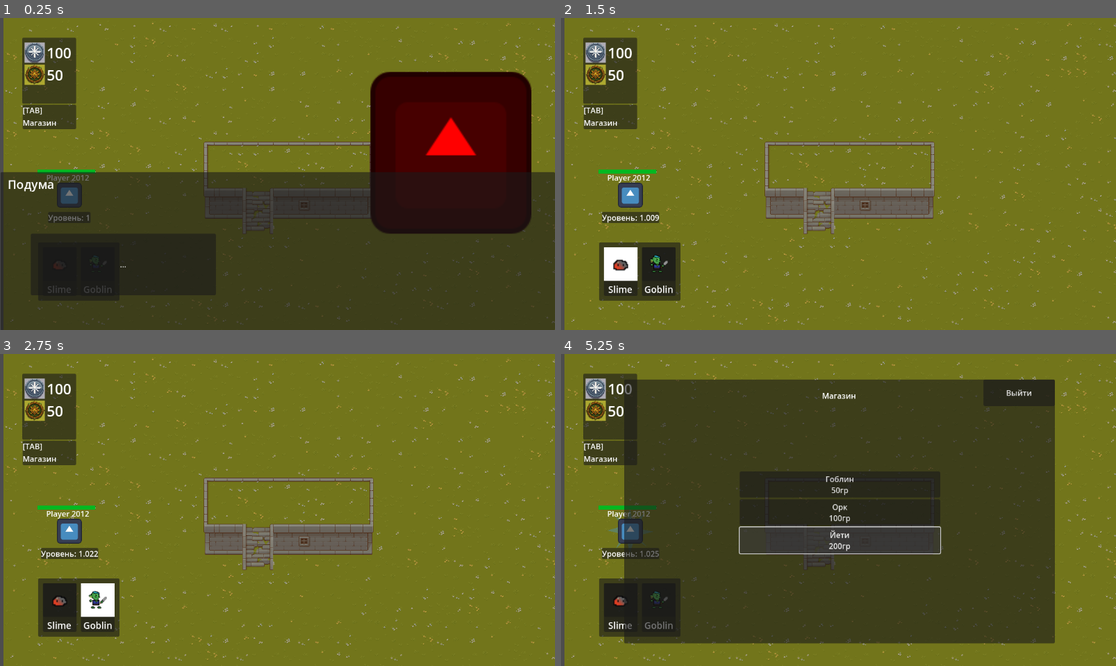
Above: before the commit, frames 1-4 (two rows, left to right).
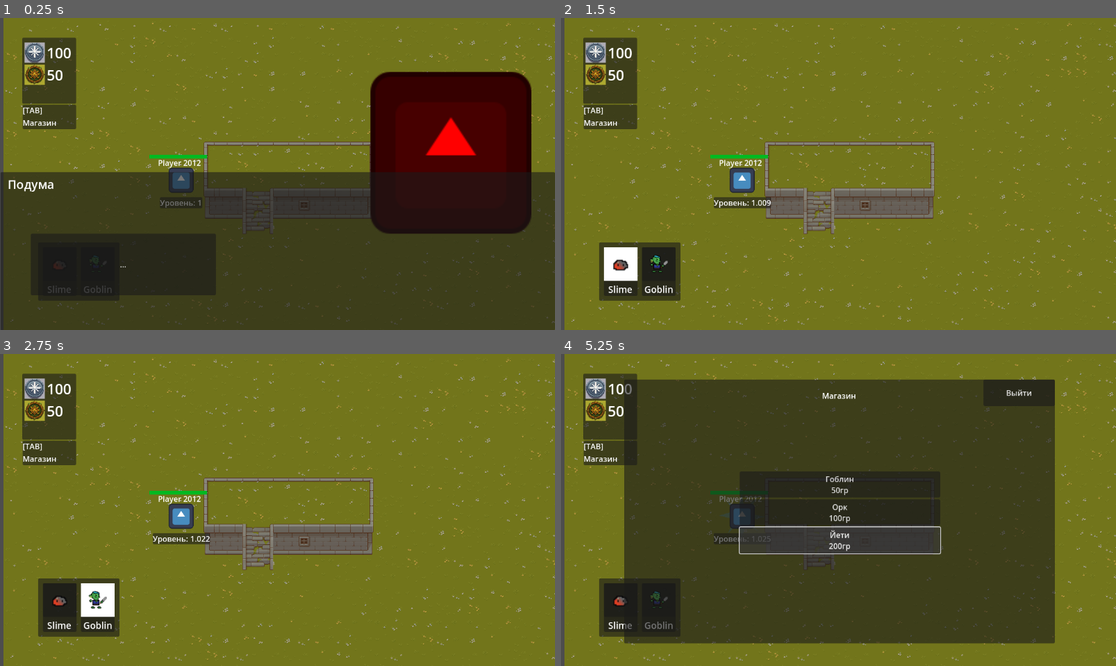
Above: after the commit, the same moments.

Repository: lunaro-4/WerewolfDestroyers
Game: Godot game, scene res://Scenes/main_scene.tscn
Same seed, same stepped clock (60 frames per second), same inputs: the game is played once before the commit and once after it. This scene is started directly instead of the project's main scene. The engine's default icon, where the game draws it, is replaced by a stand-in: a white triangle on a blue panel in a dark square.
Inputs (mouse positions are in pixels of both pictures, inside the frame that each line leads up to):
- Up to frame 1 (0.25 s): no input
- Up to frame 2 (1.5 s): click "..." at 0.5 s; click (622, 264) at 1.25 s
- Up to frame 3 (2.75 s): click (99, 600) at 2 s
- Up to frame 4 (5.25 s): tap Enter (Suget) at 2.75 s; move the mouse to (960, 494) at 2.77 s; hold Right (right) 2.78-3.5 s; click (960, 494) at 2.85 s; tap Tab (Shop) at 3.02 s; click "Гоблин 50гр" at 3.5 s; click "Орк 100гр" at 4.25 s; click "Йети 200гр" at 5 s

The runs differ from the first frame. In frame 1, 1.1% of the frame differs, in the area x 6-38%, y 43-66%; in frame 2, 1.9%; in frame 3, 1.9%; in frame 4, 1.1%.

Commit message:
начало перемещения героя

Diff:
--- a/Scenes/main_scene.tscn
+++ b/Scenes/main_scene.tscn
@@ -50,7 +50,12 @@
 layer_5/tile_data = PackedInt32Array()
 
 [node name="PlayerCharacter" parent="." instance=ExtResource("8_g6a5b")]
-position = Vector2(144, 368)
+position = Vector2(376, 337)
+
+[node name="HeroTravelPoint" type="Marker2D" parent="."]
+position = Vector2(344, 254)
+
+[node name="MoveHeroTimer" type="Timer" parent="."]
 
 [node name="CurrencyTable" type="CanvasLayer" parent="."]
 
@@ -254,6 +259,7 @@
 autoplay = true
 
 [connection signal="player_got_hit" from="PlayerCharacter" to="." method="_on_player_got_hit"]
+[connection signal="timeout" from="MoveHeroTimer" to="." method="move_marker"]
 [connection signal="mouse_entered" from="ChooseUnit/UnitContainer/MarginContainer/HBoxContainer/SlimeContainer/PanelContainer/SlimeButton/PanelContainer/SlimeButton" to="." method="_on_mouse_entered"]
 [connection signal="mouse_exited" from="ChooseUnit/UnitContainer/MarginContainer/HBoxContainer/SlimeContainer/PanelContainer/SlimeButton/PanelContainer/SlimeButton" to="." method="_on_mouse_exited"]
 [connection signal="toggled" from="ChooseUnit/UnitContainer/MarginContainer/HBoxContainer/SlimeContainer/PanelContainer/SlimeButton/PanelContainer/SlimeButton" to="." method="_on_slime_button_toggled"]
--- a/Scenes/player_character.tscn
+++ b/Scenes/player_character.tscn
@@ -11,6 +11,7 @@
 [ext_resource type="Theme" uid="uid://lk60rpu5lxfr" path="res://core_theme.tres" id="8_g5nkn"]
 [ext_resource type="Script" path="res://Scripts/HSlider.gd" id="9_ic7l6"]
 [ext_resource type="PackedScene" uid="uid://cg5holg485hji" path="res://CustomComponents/regeneration_component.tscn" id="10_kwqux"]
+[ext_resource type="PackedScene" uid="uid://bselw8ieny17t" path="res://CustomComponents/pathfinding_logic.tscn" id="12_khadm"]
 
 [sub_resource type="RectangleShape2D" id="RectangleShape2D_inrhm"]
 size = Vector2(128, 130)
@@ -129,6 +130,9 @@
 text = "1
 "
 
+[node name="PathfindingLogic" parent="." instance=ExtResource("12_khadm")]
+position = Vector2(310.059, -322.774)
+
 [connection signal="hp_changed" from="HealthComponent" to="HealthComponent" method="_on_hp_changed"]
 [connection signal="hp_changed" from="HealthComponent" to="HPbar" method="_on_health_component_hp_changed"]
 [connection signal="on_death" from="HealthComponent" to="." method="_on_death"]
--- a/Scripts/controlable_player_character.gd
+++ b/Scripts/controlable_player_character.gd
@@ -46,11 +46,11 @@
 
 func _physics_process(delta):
 	player_movement(delta)
-	if velocity.abs().x + velocity.abs().x > 0:
+	if velocity.abs().x + velocity.abs().y > 0:
 		main_sprite.play()
 	else:
 		main_sprite.stop()
-	if rotation_degrees < 90 or rotation_degrees > 270:
+	if velocity.x >0 :
 		main_sprite.flip_h = false
 		attack_sprite.flip_h = false
 	else:
--- a/Scripts/level.gd
+++ b/Scripts/level.gd
@@ -5,26 +5,15 @@
 var slime = preload("res://Scenes/slime.tscn")
 var goblin = preload("res://Scenes/goblin.tscn")
 
-@onready var mouse_over_button := false
+const MOVE_RADIUS = 50
 
-@onready var gold_label = %GoldLabel as Label
-@onready var current_gold :=50
+
+
 @onready var player = $PlayerCharacter as Player
-@onready var creatures : Array[String] = ["None", "Slime", "Goblin"]
-@onready var chosen_creature = creatures[0]
-
-@onready var goblin_unlocked : bool = true
-
-@onready var slime_container = %SlimeContainer as MarginContainer
-@onready var goblin_container = %GoblinContainer as MarginContainer
-
-@onready var slime_button = %SlimeButton as TextureButton
-@onready var goblin_button = %GoblinButton as TextureButton
-
-@onready var slime_panel = %SlimePanel as Panel
-@onready var goblin_panel = %GoblinPanel as Panel
 
 @onready var active_refresh: bool = false
+
+
 
 func _ready():
 	print(chosen_creature)
@@ -35,19 +24,28 @@
 	update_choose_unit_frame()
 	pass
 
+
+###########################################################
+# Экономика
+###########################################################
+
+@onready var gold_label = %GoldLabel as Label
+@onready var current_gold :=50
+
+
 func set_gold_lable_text(text):
 	gold_label.set_text(str(text))
 
 func refresh_gold_lable():
 	set_gold_lable_text(current_gold)
 
-func update_choose_unit_frame():
-	goblin_container.visible = false
 
-	slime_container.visible = true
-	if goblin_unlocked:
-		goblin_container.visible = true
+func _on_player_got_hit(value):
+	current_gold += value
+	refresh_gold_lable()
 
+
+################################
 
 func _process(_delta):
 	if Input.is_action_just_pressed("LMBclick")and !mouse_over_button:
@@ -62,23 +60,28 @@
 			print("not enough gold!")
 	pass
 
-func spawn_enemy(type, cost):
-	#print("spawn ", goblin, " for ", cost)
-	var enemy_instance = type.instantiate()
-	if player != null:
-		enemy_instance.player = player
-	enemy_instance.position = get_global_mouse_position()
-	enemy_instance.is_static = false
-	current_gold -= cost
-	refresh_gold_lable()
-	add_child(enemy_instance)
-	pass
+################################
 
 
-func _on_player_got_hit(value):
-	current_gold += value
-	refresh_gold_lable()
+###########################################################
+# Переключение выбранного юнита
+###########################################################
 
+@onready var creatures : Array[String] = ["None", "Slime", "Goblin"]
+@onready var chosen_creature = creatures[0]
+
+@onready var slime_container = %SlimeContainer as MarginContainer
+@onready var goblin_container = %GoblinContainer as MarginContainer
+
+@onready var slime_button = %SlimeButton as TextureButton
+@onready var goblin_button = %GoblinButton as TextureButton
+
+@onready var slime_panel = %SlimePanel as Panel
+@onready var goblin_panel = %GoblinPanel as Panel
+
+@onready var goblin_unlocked : bool = true
+
+@onready var mouse_over_button := false
 
 func button_toggle(button : TextureButton,panel : Panel , state: bool):
 	button.button_pressed = state
@@ -121,7 +124,6 @@
 		buttons_refresh()
 
 
-
 func _on_slime_button_toggled(toggled_on):
 	#print("Slime " , chosen_creature)
 	if toggled_on and !active_refresh:
@@ -141,3 +143,42 @@
 func _on_mouse_exited():
 	#print("exit")
 	mouse_over_button = false
+
+
+
+func spawn_enemy(type, cost):
+	#print("spawn ", goblin, " for ", cost)
+	var enemy_instance = type.instantiate()
+	if player != null:
+		enemy_instance.player = player
+	enemy_instance.position = get_global_mouse_position()
+	enemy_instance.is_static = false
+	current_gold -= cost
+	refresh_gold_lable()
+	add_child(enemy_instance)
+	pass
+
+func update_choose_unit_frame():
+	goblin_container.visible = false
+
+	slime_container.visible = true
+	if goblin_unlocked:
+		goblin_container.visible = true
+
+
+###########################################################
+# Перемещение героя
+###########################################################
+
+@onready var travel_point = $HeroTravelPoint as Marker2D
+
+
+func generate_hero_path(length) -> Vector2:
+	var path_point= Vector2(randf(),randf())
+	path_point *= length
+	return path_point
+
+func move_marker():
+	var point_new_pos = generate_hero_path(randf()*MOVE_RADIUS)
+	travel_point.global_position = player.global_position + point_new_pos
+	pass
--- a/Scripts/player_character.gd
+++ b/Scripts/player_character.gd
@@ -8,6 +8,8 @@
 @onready var difficulty_scale : float = 1
 
 @onready var not_second_level : bool = true
+
+@export var target_location : Node2D
 
 const DIFFICULTY_RAMP := 0.01
 
@@ -23,11 +25,8 @@
 
 func _on_death():
 	queue_free()
-	pass
 
 
-func _on_timer_timeout():
-	attack_component.attack()
 
 
 func _on_health_component_on_health_decrease(value):
Not shown: 1 places in Scenes/player_character.tscn that only renumber resources
